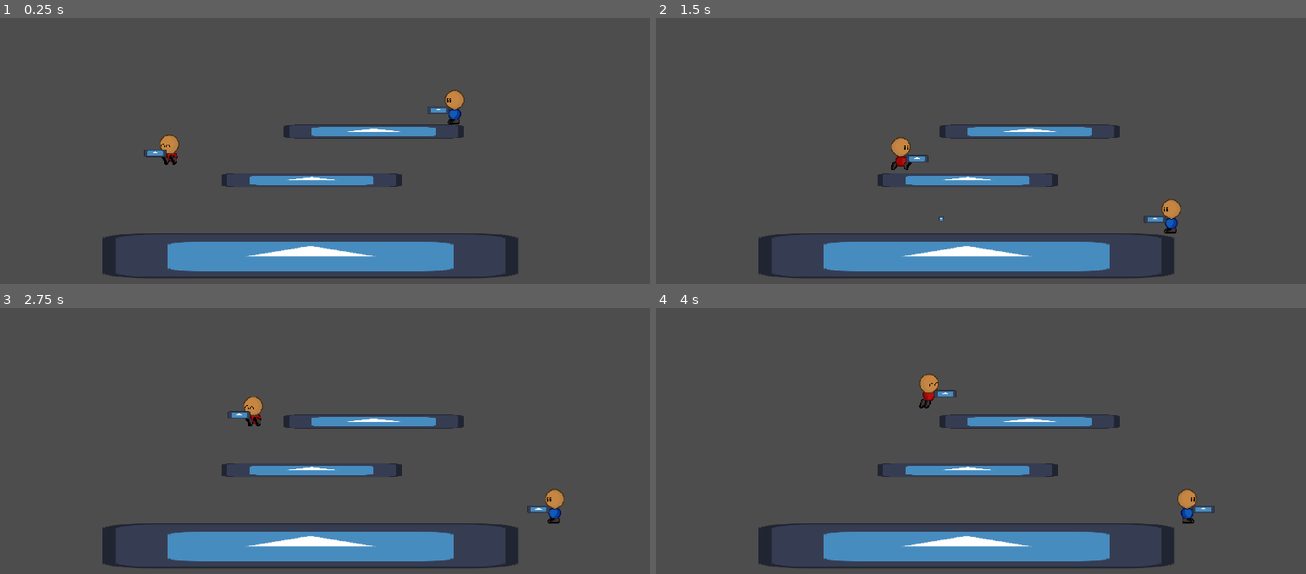
Above: before the commit, frames 1-4 (two rows, left to right).
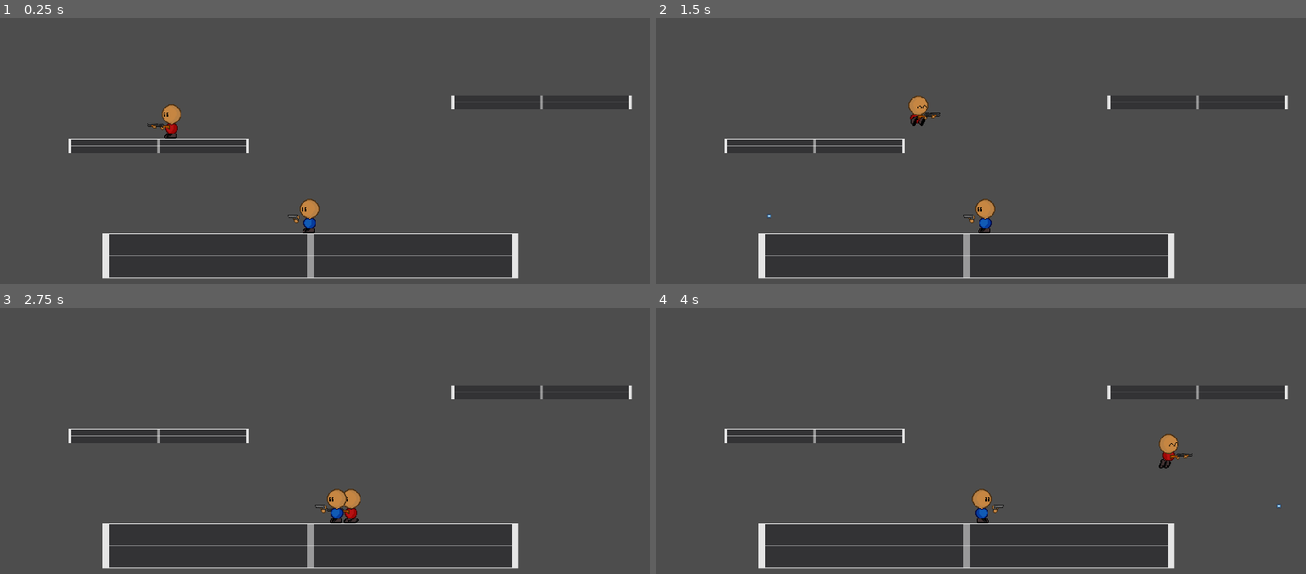
Above: after the commit, the same moments.

Repository: OmerIsBad/Trigger-Happy
Game: Godot game, scene res://Scenes/base.tscn
Same seed, same stepped clock (60 frames per second), same inputs: the game is played once before the commit and once after it. The engine's default icon, where the game draws it, is replaced by a stand-in: a white triangle on a blue panel in a dark square.
Inputs:
- Up to frame 1 (0.25 s): no input
- Up to frame 2 (1.5 s): hold D (RIGHT) from 0.53 s (still down); tap X (SHOOT) at 0.6 s; tap W (JUMP) at 0.77 s; tap Keypad 0 (SHOOT_2) at 0.8, 1.35 s
- Up to frame 3 (2.75 s): tap W (JUMP) at 1.52 s; tap X (SHOOT) at 1.55 s; release D (RIGHT) at 2.03 s; hold A (LEFT) from 2.03 s (still down); tap Left (LEFT_2) at 2.1 s; tap Keypad 0 (SHOOT_2) at 2.3 s
- Up to frame 4 (4 s): release A (LEFT) at 2.78 s; hold D (RIGHT) from 2.78 s (still down); tap Right (RIGHT_2) at 2.85 s; tap W (JUMP) at 3.02, 3.77 s; tap X (SHOOT) at 3.05, 3.6 s; tap Keypad 0 (SHOOT_2) at 3.8 s

The runs differ from the first frame. In frame 1, 16% of the frame differs, in the area x 10-98%, y 26-99%; in frame 2, 16%; in frame 3, 16%; in frame 4, 16%, in the area x 10-98%, y 24-99%.

Commit message:
More guns, n Tween Recoil
Made sprites for Glock, pump, sniper, ak47, and minigun

Implemented Glock, pump and ak47

Refined stats for those 3 guns

Fixed a glitch where players speed was HARD CAPPED at TopSpeed, resulting in knockback and recoil not being fully applied.

Added recoil to the guns in hand using Tween nodes.

yuh

Diff:
--- /dev/null
+++ b/Scenes/AK47.tscn
@@ -0,0 +1,19 @@
+[gd_scene format=3 uid="uid://behxlpv6hngwg"]
+
+[ext_resource type="Script" uid="uid://dsn8kq02vbank" path="res://Scripts/AK47.gd" id="1_0d5bk"]
+[ext_resource type="Texture2D" uid="uid://b6wp014rr28nd" path="res://Assets/AK47_In_Hand.png" id="2_w1jls"]
+
+[node name="AK47" type="Node2D" unique_id=1749951757]
+script = ExtResource("1_0d5bk")
+
+[node name="Sprite2D" type="Sprite2D" parent="." unique_id=516131303]
+scale = Vector2(2, 2)
+texture = ExtResource("2_w1jls")
+
+[node name="Muzzle" type="Marker2D" parent="." unique_id=2127579697]
+position = Vector2(34, -5)
+
+[node name="FireRateTimer" type="Timer" parent="." unique_id=1394480441]
+one_shot = true
+
+[connection signal="timeout" from="FireRateTimer" to="." method="_on_fire_rate_timer_timeout"]
--- /dev/null
+++ b/Scenes/Glock29.tscn
@@ -0,0 +1,19 @@
+[gd_scene format=3 uid="uid://dlgeapahsfg15"]
+
+[ext_resource type="Script" uid="uid://bqcrkxns8yi0a" path="res://Scripts/Glock29.gd" id="1_71ye7"]
+[ext_resource type="Texture2D" uid="uid://hpd5qcntoygh" path="res://Assets/Glock26_In_Hand.png" id="2_hblro"]
+
+[node name="Glock29" type="Node2D" unique_id=40949958]
+script = ExtResource("1_71ye7")
+
+[node name="Sprite2D" type="Sprite2D" parent="." unique_id=2049127775]
+scale = Vector2(2, 2)
+texture = ExtResource("2_hblro")
+
+[node name="Muzzle" type="Marker2D" parent="." unique_id=1481519287]
+position = Vector2(17, -8)
+
+[node name="FireRateTimer" type="Timer" parent="." unique_id=1312687347]
+one_shot = true
+
+[connection signal="timeout" from="FireRateTimer" to="." method="_on_fire_rate_timer_timeout"]
--- a/Scenes/Player1.tscn
+++ b/Scenes/Player1.tscn
@@ -3,8 +3,8 @@
 [ext_resource type="Script" uid="uid://r4k0grg0pb0c" path="res://Scripts/player.gd" id="1_kyqiw"]
 [ext_resource type="Texture2D" uid="uid://dcnmywy7djk7h" path="res://Assets/Player_Air_RED.png" id="2_2ale3"]
 [ext_resource type="Texture2D" uid="uid://b5fj4ew8f3pil" path="res://Assets/Player_Run_RED.png" id="2_dvont"]
-[ext_resource type="PackedScene" uid="uid://dlgeapahsfg15" path="res://Scenes/basic_gun.tscn" id="3_dvont"]
 [ext_resource type="Texture2D" uid="uid://brurq1gppfwel" path="res://Assets/Player_Idle_RED.png" id="3_i047d"]
+[ext_resource type="PackedScene" uid="uid://n8i4k1p27p8m" path="res://Scenes/PumpShotgun.tscn" id="5_2ale3"]
 
 [sub_resource type="AtlasTexture" id="AtlasTexture_7m8ro"]
 atlas = ExtResource("2_2ale3")
@@ -101,21 +101,21 @@
 [node name="AnimatedSprite2D" type="AnimatedSprite2D" parent="." unique_id=1520207449]
 scale = Vector2(2, 2)
 sprite_frames = SubResource("SpriteFrames_ueoic")
-animation = &"Fall"
-frame_progress = 0.89790595
+animation = &"Idle"
 
 [node name="CollisionShape2D" type="CollisionShape2D" parent="." unique_id=761380868]
+visible = false
 position = Vector2(8, 6)
 scale = Vector2(2, 2)
 shape = SubResource("CapsuleShape2D_dvont")
 
-[node name="WeaponHolderFlipper" type="Node2D" parent="." unique_id=1431127343]
+[node name="Hand" type="Node2D" parent="." unique_id=1431127343]
 scale = Vector2(-1, 1)
 
-[node name="WeaponHolder" type="Node2D" parent="WeaponHolderFlipper" unique_id=1822474020]
-position = Vector2(38, 12)
+[node name="WeaponHolder" type="Node2D" parent="Hand" unique_id=1822474020]
+position = Vector2(28, 19)
 
-[node name="BasicGun" parent="WeaponHolderFlipper/WeaponHolder" unique_id=40949958 instance=ExtResource("3_dvont")]
+[node name="PumpShotgun" parent="Hand/WeaponHolder" unique_id=492981240 instance=ExtResource("5_2ale3")]
 
 [node name="CoyoteTimer" type="Timer" parent="." unique_id=468557345]
 one_shot = true
--- a/Scenes/Player2.tscn
+++ b/Scenes/Player2.tscn
@@ -3,7 +3,7 @@
 [ext_resource type="Script" uid="uid://r4k0grg0pb0c" path="res://Scripts/player.gd" id="1_dn4j3"]
 [ext_resource type="Texture2D" uid="uid://dxf134x1oqwuy" path="res://Assets/Player_Air_BLUE.png" id="2_3tsci"]
 [ext_resource type="Texture2D" uid="uid://bnebx5nnj06ih" path="res://Assets/Player_Idle_BLUE.png" id="3_0bobp"]
-[ext_resource type="PackedScene" uid="uid://dlgeapahsfg15" path="res://Scenes/basic_gun.tscn" id="3_kfthp"]
+[ext_resource type="PackedScene" uid="uid://dlgeapahsfg15" path="res://Scenes/Glock29.tscn" id="3_kfthp"]
 [ext_resource type="Texture2D" uid="uid://x5t68dqh8fpm" path="res://Assets/Player_Run_BLUE.png" id="4_01ocy"]
 
 [sub_resource type="AtlasTexture" id="AtlasTexture_7m8ro"]
@@ -104,17 +104,18 @@
 animation = &"Run"
 
 [node name="CollisionShape2D" type="CollisionShape2D" parent="." unique_id=438359013]
+visible = false
 position = Vector2(8, 6)
 scale = Vector2(2, 2)
 shape = SubResource("CapsuleShape2D_oixfn")
 
-[node name="WeaponHolderFlipper" type="Node2D" parent="." unique_id=1504624748]
+[node name="Hand" type="Node2D" parent="." unique_id=1504624748]
 scale = Vector2(-1, 1)
 
-[node name="WeaponHolder" type="Node2D" parent="WeaponHolderFlipper" unique_id=1040076102]
+[node name="WeaponHolder" type="Node2D" parent="Hand" unique_id=1040076102]
 position = Vector2(38, 12)
 
-[node name="BasicGun" parent="WeaponHolderFlipper/WeaponHolder" unique_id=40949958 instance=ExtResource("3_kfthp")]
+[node name="Glock29" parent="Hand/WeaponHolder" unique_id=40949958 instance=ExtResource("3_kfthp")]
 
 [node name="CoyoteTimer" type="Timer" parent="." unique_id=966266317]
 one_shot = true
--- /dev/null
+++ b/Scenes/PumpShotgun.tscn
@@ -0,0 +1,19 @@
+[gd_scene format=3 uid="uid://n8i4k1p27p8m"]
+
+[ext_resource type="Script" uid="uid://b0hyagp7vmp3b" path="res://Scripts/PumpShotgun.gd" id="1_vkbth"]
+[ext_resource type="Texture2D" uid="uid://byrxpsfq0pv3b" path="res://Assets/PumpShotgun_In_Hand.png" id="2_75537"]
+
+[node name="PumpShotgun" type="Node2D" unique_id=492981240]
+script = ExtResource("1_vkbth")
+
+[node name="Sprite2D" type="Sprite2D" parent="." unique_id=552616084]
+scale = Vector2(2, 2)
+texture = ExtResource("2_75537")
+
+[node name="Muzzle" type="Marker2D" parent="." unique_id=631279921]
+position = Vector2(32, -5)
+
+[node name="FireRateTimer" type="Timer" parent="." unique_id=1637576824]
+one_shot = true
+
+[connection signal="timeout" from="FireRateTimer" to="." method="_on_fire_rate_timer_timeout"]
--- a/Scenes/base.tscn
+++ b/Scenes/base.tscn
@@ -1,7 +1,7 @@
 [gd_scene format=3 uid="uid://bplmhiv0r8b3d"]
 
 [ext_resource type="PackedScene" uid="uid://byftoioygd6js" path="res://Scenes/Player1.tscn" id="1_31hd7"]
-[ext_resource type="Texture2D" uid="uid://dia77alkvwajx" path="res://icon.svg" id="2_1w1q6"]
+[ext_resource type="Texture2D" uid="uid://d0knq47jntws5" path="res://Assets/Prototype.png" id="2_6qyon"]
 [ext_resource type="PackedScene" uid="uid://deth1no6loh1e" path="res://Scenes/Player2.tscn" id="3_6qyon"]
 
 [sub_resource type="WorldBoundaryShape2D" id="WorldBoundaryShape2D_w5gtm"]
@@ -12,6 +12,9 @@
 [node name="Base" type="Node2D" unique_id=860293535]
 
 [node name="Player1" parent="." unique_id=1839866205 instance=ExtResource("1_31hd7")]
+
+[node name="Player2" parent="." unique_id=1067377693 instance=ExtResource("3_6qyon")]
+position = Vector2(392, 297)
 
 [node name="Camera2D" type="Camera2D" parent="." unique_id=1278093968]
 position = Vector2(405, 150)
@@ -25,30 +28,27 @@
 [node name="Sprite2D" type="Sprite2D" parent="StaticBody2D" unique_id=1689363921]
 position = Vector2(18.5, 63)
 scale = Vector2(9.2109375, 1)
-texture = ExtResource("2_1w1q6")
-
-[node name="Player2" parent="." unique_id=1067377693 instance=ExtResource("3_6qyon")]
-position = Vector2(803, -2)
+texture = ExtResource("2_6qyon")
 
 [node name="StaticBody2D3" type="StaticBody2D" parent="." unique_id=1081622047]
-position = Vector2(542, 71)
+position = Vector2(1018, -12)
 
 [node name="Sprite2D" type="Sprite2D" parent="StaticBody2D3" unique_id=782663237]
 position = Vector2(39.499992, 1)
 scale = Vector2(3.9921877, 0.3125)
-texture = ExtResource("2_1w1q6")
+texture = ExtResource("2_6qyon")
 
 [node name="CollisionShape2D" type="CollisionShape2D" parent="StaticBody2D3" unique_id=1357366294]
 position = Vector2(39.5, 1)
 shape = SubResource("RectangleShape2D_npw3m")
 
 [node name="StaticBody2D2" type="StaticBody2D" parent="." unique_id=854879522]
-position = Vector2(366, 209)
+position = Vector2(-68, 112)
 
 [node name="Sprite2D" type="Sprite2D" parent="StaticBody2D2" unique_id=933729442]
 position = Vector2(39.499992, 1)
 scale = Vector2(3.9921877, 0.3125)
-texture = ExtResource("2_1w1q6")
+texture = ExtResource("2_6qyon")
 
 [node name="CollisionShape2D" type="CollisionShape2D" parent="StaticBody2D2" unique_id=278582582]
 position = Vector2(39.5, 1)
--- a/Scenes/basic_gun.tscn
+++ /dev/null
@@ -1,20 +0,0 @@
-[gd_scene format=3 uid="uid://dlgeapahsfg15"]
-
-[ext_resource type="Script" uid="uid://bqcrkxns8yi0a" path="res://Scripts/basic_gun.gd" id="1_0nc6o"]
-[ext_resource type="Texture2D" uid="uid://dia77alkvwajx" path="res://icon.svg" id="1_asrf3"]
-
-[node name="BasicGun" type="Node2D" unique_id=40949958]
-script = ExtResource("1_0nc6o")
-
-[node name="Sprite2D" type="Sprite2D" parent="." unique_id=1264183167]
-position = Vector2(0, 1.4999981)
-scale = Vector2(0.5, 0.168)
-texture = ExtResource("1_asrf3")
-
-[node name="Muzzle" type="Marker2D" parent="." unique_id=1481519287]
-position = Vector2(32, 0)
-
-[node name="FireRateTimer" type="Timer" parent="." unique_id=1312687347]
-one_shot = true
-
-[connection signal="timeout" from="FireRateTimer" to="." method="_on_fire_rate_timer_timeout"]
--- a/Scripts/basic_gun.gd
+++ b/Scripts/AK47.gd
@@ -4,23 +4,27 @@
 
 var BulletScene = preload("res://Scenes/bullet.tscn")
 @onready var FireRateTimer = $FireRateTimer
+@onready var PlayerHand = get_parent().get_parent()
+
+
 
 #Gun Stats
-var Recoil = 750.0
-var FireRate = 0.3
+var Recoil = 150.0
+var FireRate = 0.15
 var MagSize = -1 #-1 for infinite
-var GunName
+var GunName = "AK47"
 var CanShoot = true
 
 #Bullet Stats
-var BulletSpeed = 75
+var BulletSpeed = 85
 var BulletLifeTime = 10.0
-var BulletKnockback = 1250.0
+var BulletKnockback = 450.0
 var BulletDirection = -1
 
 # Called when the node enters the scene tree for the first time.
 func _ready() -> void:
 	IdentifyPlayerShoot()
+
 
 
 # Called every frame. 'delta' is the elapsed time since the previous frame.
@@ -61,11 +65,16 @@
 func ApplyRecoil():
 	get_parent().get_parent().get_parent().velocity.x -= Recoil * get_parent().get_parent().get_parent().Direction
 
+	var RestPosition = PlayerHand.position
+	var KickPosition = RestPosition + Vector2(-15 * BulletDirection, 0)
+
+	var RecoilTween = create_tween().set_trans(Tween.TRANS_EXPO).set_ease(Tween.EASE_OUT)
+	RecoilTween.tween_property(PlayerHand, "position", KickPosition, 0.05)
+	RecoilTween.tween_property(PlayerHand, "position", RestPosition, 0.1)
 
 func StartCooldown():
 	CanShoot = false
 	FireRateTimer.start(FireRate)
 
-
 func _on_fire_rate_timer_timeout() -> void:
 	CanShoot = true
--- /dev/null
+++ b/Scripts/Glock29.gd
@@ -0,0 +1,81 @@
+extends Node2D
+
+var ShootButton
+
+var BulletScene = preload("res://Scenes/bullet.tscn")
+@onready var FireRateTimer = $FireRateTimer
+@onready var PlayerHand = get_parent().get_parent()
+
+
+
+#Gun Stats
+var Recoil = 315.0
+var FireRate = 0.4
+var MagSize = -1 #-1 for infinite
+var GunName
+var CanShoot = true
+
+#Bullet Stats
+var BulletSpeed = 75
+var BulletLifeTime = 10.0
+var BulletKnockback = 850.0
+var BulletDirection = -1
+
+# Called when the node enters the scene tree for the first time.
+func _ready() -> void:
+	IdentifyPlayerShoot()
+
+
+
+# Called every frame. 'delta' is the elapsed time since the previous frame.
+func _process(delta: float) -> void:
+	#Find direction player is facing and make bullets shoot that way now instead yuh
+	if get_parent().get_parent().get_parent().Direction != 0:
+		BulletDirection = get_parent().get_parent().get_parent().Direction
+
+
+	if Input.is_action_pressed(ShootButton) and CanShoot:
+		Shoot()
+		ApplyRecoil()
+
+func IdentifyPlayerShoot():
+	print(get_parent().get_parent().get_parent().name)
+	if get_parent().get_parent().get_parent().name == "Player1":
+		ShootButton = "SHOOT"
+		print("Shoot button set as ", ShootButton, " FOR ", get_parent().get_parent().get_parent().name)
+	elif get_parent().get_parent().get_parent().name == "Player2":
+		ShootButton = "SHOOT_2"
+		print("Shoot button set as ", ShootButton, " FOR ", get_parent().get_parent().get_parent().name)
+
+func Shoot():
+	if MagSize != -1: #Check if this gun has infinite ammo
+		MagSize -= 1
+	var Bullet = BulletScene.instantiate()
+
+	Bullet.global_position = $Muzzle.global_position
+	Bullet.Direction = BulletDirection
+	Bullet.Speed = BulletSpeed
+	Bullet.Lifetime = BulletLifeTime
+	Bullet.Knockback = BulletKnockback
+	get_tree().current_scene.add_child(Bullet)
+
+
+	StartCooldown()
+
+func ApplyRecoil():
+	get_parent().get_parent().get_parent().velocity.x -= Recoil * get_parent().get_parent().get_parent().Direction
+
+	var RestPosition = PlayerHand.position
+	var KickPosition = RestPosition + Vector2(-15 * BulletDirection, 0)
+
+	var RecoilTween = create_tween().set_trans(Tween.TRANS_EXPO).set_ease(Tween.EASE_OUT)
+	RecoilTween.tween_property(PlayerHand, "position", KickPosition, 0.05)
+	RecoilTween.tween_property(PlayerHand, "position", RestPosition, 0.1)
+
+func StartCooldown():
+	CanShoot = false
+	FireRateTimer.start(FireRate)
+
+
+func _on_fire_rate_timer_timeout() -> void:
+	CanShoot = true
--- /dev/null
+++ b/Scripts/PumpShotgun.gd
@@ -0,0 +1,82 @@
+extends Node2D
+
+var ShootButton
+
+var BulletScene = preload("res://Scenes/bullet.tscn")
+@onready var FireRateTimer = $FireRateTimer
+@onready var PlayerHand = get_parent().get_parent()
+
+
+
+#Gun Stats
+var Recoil = 650.0
+var FireRate = 1.0
+var MagSize = -1 #-1 for infinite
+var GunName = "PumpShotgun"
+var CanShoot = true
+
+#Bullet Stats
+var BulletSpeed = 150.0
+var BulletLifeTime = 0.015
+var BulletKnockback = 3250
+var BulletDirection = -1
+
+# Called when the node enters the scene tree for the first time.
+func _ready() -> void:
+	IdentifyPlayerShoot()
+
+
+
+# Called every frame. 'delta' is the elapsed time since the previous frame.
+func _process(delta: float) -> void:
+	#Find direction player is facing and make bullets shoot that way now instead yuh
+	if get_parent().get_parent().get_parent().Direction != 0:
+		BulletDirection = get_parent().get_parent().get_parent().Direction
+
+
+	if Input.is_action_pressed(ShootButton) and CanShoot:
+		Shoot()
+		ApplyRecoil()
+
+func IdentifyPlayerShoot():
+	print(get_parent().get_parent().get_parent().name)
+	if get_parent().get_parent().get_parent().name == "Player1":
+		ShootButton = "SHOOT"
+		print("Shoot button set as ", ShootButton, " FOR ", get_parent().get_parent().get_parent().name)
+	elif get_parent().get_parent().get_parent().name == "Player2":
+		ShootButton = "SHOOT_2"
+		print("Shoot button set as ", ShootButton, " FOR ", get_parent().get_parent().get_parent().name)
+
+func Shoot():
+	if MagSize != -1: #Check if this gun has infinite ammo
+		MagSize -= 1
+	var Bullet = BulletScene.instantiate()
+
+	Bullet.global_position = $Muzzle.global_position
+	Bullet.Direction = BulletDirection
+	Bullet.Speed = BulletSpeed
+	Bullet.Lifetime = BulletLifeTime
+	Bullet.Knockback = BulletKnockback
+	get_tree().current_scene.add_child(Bullet)
+
+
+	StartCooldown()
+
+func ApplyRecoil():
+	get_parent().get_parent().get_parent().velocity.x -= Recoil * get_parent().get_parent().get_parent().Direction
+
+	var RestPosition = PlayerHand.position
+	var KickPosition = RestPosition + Vector2(-15 * BulletDirection, 0)
+
+	var RecoilTween = create_tween().set_trans(Tween.TRANS_EXPO).set_ease(Tween.EASE_OUT)
+	RecoilTween.tween_property(PlayerHand, "position", KickPosition, 0.05)
+	RecoilTween.tween_property(PlayerHand, "position", RestPosition, 0.1)
+
+func StartCooldown():
+	CanShoot = false
+	FireRateTimer.start(FireRate)
+
+
+
+func _on_fire_rate_timer_timeout() -> void:
+	CanShoot = true
--- a/Scripts/player.gd
+++ b/Scripts/player.gd
@@ -1,6 +1,6 @@
 extends CharacterBody2D
 
-@onready var WeaponHolderFlipperNode = $WeaponHolderFlipper
+@onready var HandNode = $Hand
 @onready var CoyoteTimerNode = $CoyoteTimer
 @onready var AnimatedSprite = $AnimatedSprite2D
 
@@ -11,6 +11,7 @@
 var Acceleration = 40.0
 var TopSpeed = 500.0
 var Friction = 25
+var ExtremeSpeedFriction = 45
 var AirResistance = 15
 var UpGravity = 40
 var DownGravity = 60
@@ -59,23 +60,36 @@
 			CanDoubleJump = false
 			Jump()
 
-	# Apply Acceeration if button in pressed
-	if InputDirection == 1:
+	# Apply Acceeration if button pressed and player isnt above TS
+	if abs(velocity.x) < TopSpeed:
+		if InputDirection == 1:
+			velocity.x += Acceleration
+		elif InputDirection == -1:
+			velocity.x -= Acceleration
+
+	#if player is above topspeed due to KNOCKBACK, let him slow down
+	elif InputDirection == 1 and velocity.x < 0:
 		velocity.x += Acceleration
-	elif InputDirection == -1:
+	elif InputDirection == -1 and velocity.x > 0:
 		velocity.x -= Acceleration
 
 
 
 	#Apply Friction or Air Resistance if nothing is pressed
 	if is_on_floor():
+		#if extreme speed, increase friction, else use normal
+		var FrictionToUse = Friction
+
+		if abs(velocity.x) > TopSpeed :
+			FrictionToUse = ExtremeSpeedFriction
+
 		#To prevent pingponging, reset to zero
-		if InputDirection == 0.0 and abs(velocity.x) < Friction:
+		if InputDirection == 0.0 and abs(velocity.x) < FrictionToUse:
 			velocity.x = 0
 		elif InputDirection == 0.0 and velocity.x > 0.0:
-			velocity.x -= Friction
+			velocity.x -= FrictionToUse
 		elif InputDirection == 0.0 and velocity.x < 0.0:
-			velocity.x += Friction
+			velocity.x += FrictionToUse
 	else:
 		#to prevent pingponging, reset to zero
 		if InputDirection == 0.0 and abs(velocity.x) < AirResistance:
@@ -85,12 +99,6 @@
 		elif InputDirection == 0.0 and velocity.x < 0.0:
 			velocity.x += AirResistance
 
-
-	#keep player from exceding top speed
-	if velocity.x > TopSpeed:
-		velocity.x = TopSpeed
-	elif velocity.x < -TopSpeed:
-		velocity.x = -TopSpeed
 
 	#Jumpy
 	if Input.is_action_just_pressed(MoveJump) and CanJump == true:
@@ -103,7 +111,7 @@
 		velocity.y += UpGravity
 
 	#Turn Gun to direction
-	WeaponHolderFlipperNode.scale.x = Direction
+	HandNode.scale.x = Direction
 
 	#-----ANIMATIONS!-----
 	if InputDirection == 0:
@@ -130,7 +138,7 @@
 	CanJump = false
 
 func ApplyKnockback(Knockback, PushDirection):
-	print("Called! with knockback as: ", Knockback, "And direcion as: ", PushDirection)
+	print("knockback of ", Knockback)
 	velocity.x += Knockback * PushDirection
 
 
--- a/project.godot
+++ b/project.godot
@@ -26,6 +26,10 @@
 window/size/mode=4
 window/size/resizable=false
 window/stretch/mode="viewport"
+
+[editor]
+
+movie_writer/movie_file="C:/Users/Omer Ahmed/Documents/GitHub/simple-gun-test/Movie2.avi"
 
 [input]
 
Binary file added: Assets/AK47_In_Hand.png
Not shown, added: Assets/AK47_In_Hand.png.import
Binary file added: Assets/AWM_Sniper_In_Hand.png
Not shown, added: Assets/AWM_Sniper_In_Hand.png.import
Binary file added: Assets/Glock26_In_Hand.png
Not shown, added: Assets/Glock26_In_Hand.png.import
Binary file added: Assets/Minigun_In_Hand.png
Not shown, added: Assets/Minigun_In_Hand.png.import
Binary file added: Assets/PumpShotgun_In_Hand.png
Not shown, added: Assets/PumpShotgun_In_Hand.png.import
Not shown, added: Scripts/AK47.gd.uid
Renamed: Scripts/basic_gun.gd.uid -> Scripts/Glock29.gd.uid
(and 3 more such lines)
